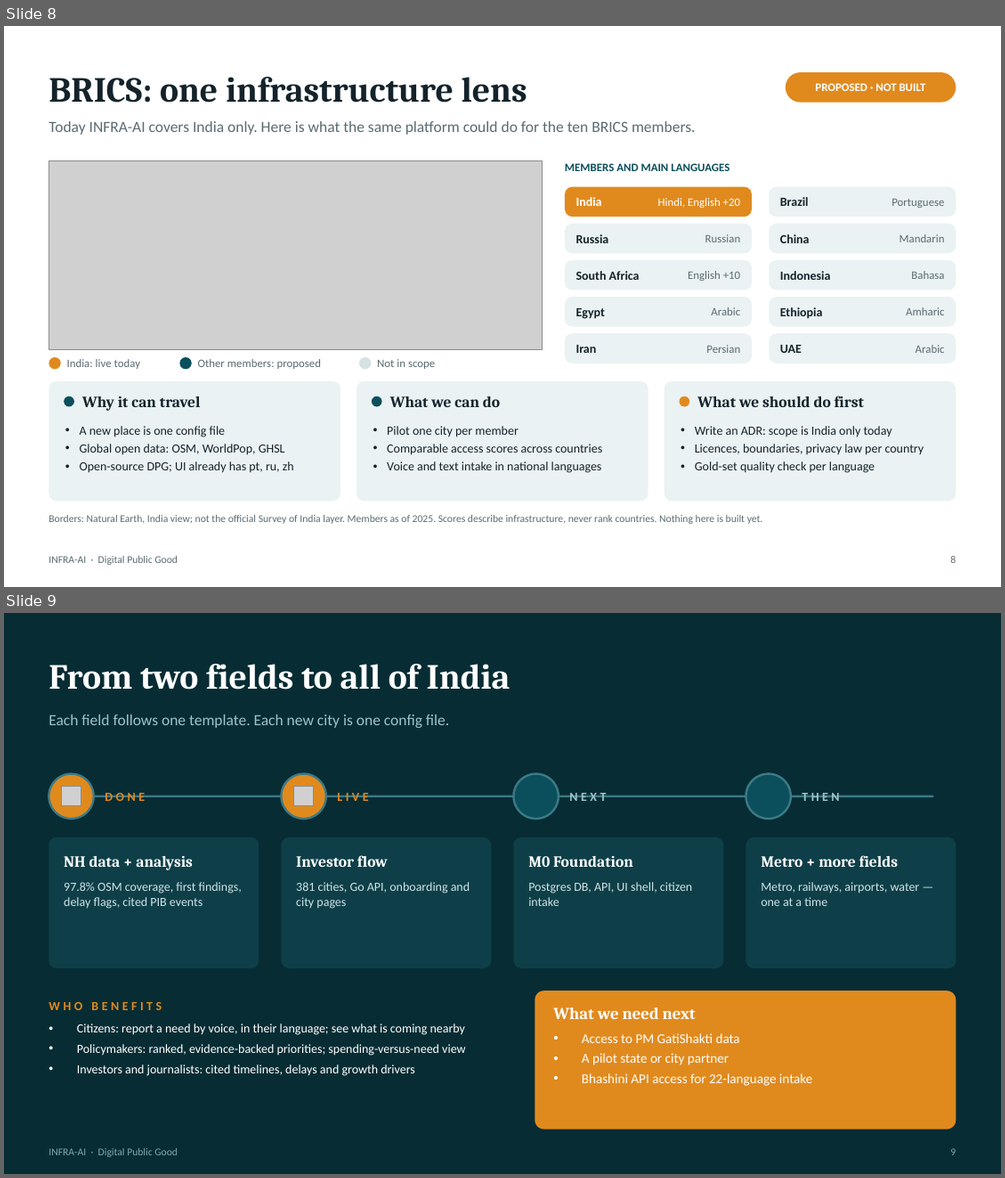
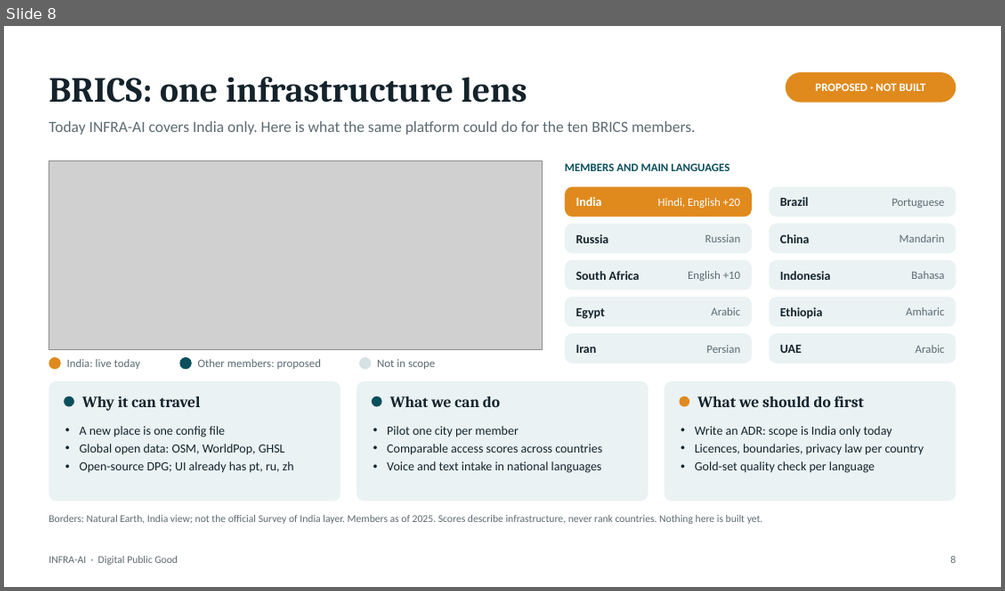
Before and after one commit to Punya23/INFRASTRUCTURE_AI, a slide deck: docs/INFRA-AI-pitch.pptx. Shown one above the other, each under a label of ours: slides 8 and 9 before the commit, slide 8 after it. The pictures are 1005x1178 and 1005x591 pixels, drawn with LibreOffice and Linux fonts; fonts in the diff are those of the drawing; grey boxes stand for pictures. Boxes give left, top, right and bottom in pixels: in the first picture for what was removed or moved away, otherwise in the second. Text is boxed around its words. In the diff, an @@ line names an element or a change of style, - is before the commit and + after.

```diff
--- a/docs/INFRA-AI-pitch.pptx
+++ b/docs/INFRA-AI-pitch.pptx
@@ slide 9 removed at <box>4,613,1001,1174</box>, background #072C34 @@
@@ text removed at <box>48,664,510,690</box> @@
-From two fields to all of India
@@ text removed at <box>48,714,449,728</box> @@
-Each field follows one template. Each new city is one config file.
@@ ellipse removed at <box>48,774,94,819</box> @@
@@ picture removed at <box>62,787,81,806</box> @@
@@ line removed from (72, 796) to (933, 796) @@
@@ text removed at <box>105,793,145,801</box> @@
-DONE
@@ ellipse removed at <box>282,774,326,819</box> @@
@@ picture removed at <box>294,787,314,806</box> @@
@@ text removed at <box>337,793,368,801</box> @@
-LIVE
@@ ellipse removed at <box>514,774,558,819</box> @@
@@ text removed at <box>569,793,606,801</box> @@
-NEXT
@@ ellipse removed at <box>745,774,791,819</box> @@
@@ text removed at <box>801,793,839,801</box> @@
-THEN
@@ rounded rectangle removed at <box>48,837,259,968</box> @@
@@ rounded rectangle removed at <box>282,837,492,968</box> @@
@@ rounded rectangle removed at <box>514,837,724,968</box> @@
@@ rounded rectangle removed at <box>745,837,956,968</box> @@
@@ text removed at <box>64,856,193,870</box> @@
-NH data + analysis
@@ text removed at <box>296,855,388,867</box> @@
-Investor flow
@@ text removed at <box>528,856,633,867</box> @@
-M0 Foundation
@@ text removed at <box>760,855,898,867</box> @@
-Metro + more fields
@@ text removed at <box>64,882,242,908</box> @@
-97.8% OSM coverage, first findings, delay flags, cited PIB events
@@ text removed at <box>296,882,469,908</box> @@
-381 cities, Go API, onboarding and city pages
@@ text removed at <box>528,882,692,906</box> @@
-Postgres DB, API, UI shell, citizen intake
@@ text removed at <box>760,882,920,906</box> @@
-Metro, railways, airports, water — one at a time
@@ text removed at <box>48,1002,162,1010</box> @@
-WHO BENEFITS
@@ rounded rectangle removed at <box>535,990,956,1129</box> @@
@@ text removed at <box>553,1007,696,1019</box> @@
-What we need next
@@ text removed at <box>77,1023,465,1076</box> @@
-• Citizens: report a need by voice, in their language; see what is coming nearby
-• Policymakers: ranked, evidence-backed priorities; spending-versus-need view
-• Investors and journalists: cited timelines, delays and growth drivers
@@ text removed at <box>582,1033,812,1086</box> @@
-• Access to PM GatiShakti data
-• A pilot state or city partner
-• Bhashini API access for 22-language intake
@@ text removed at <box>48,1148,178,1157</box> @@
-INFRA-AI · Digital Public Good
@@ text removed at <box>950,1148,955,1155</box> @@
-9
```
